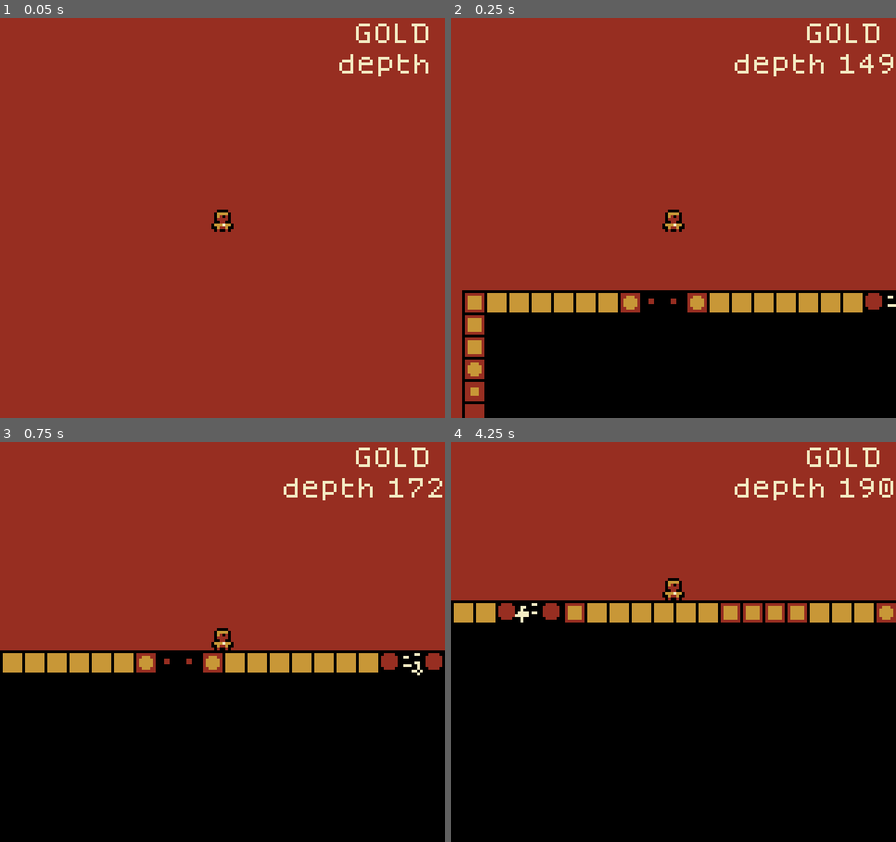
Above: before the commit, frames 1-4 (two rows, left to right).
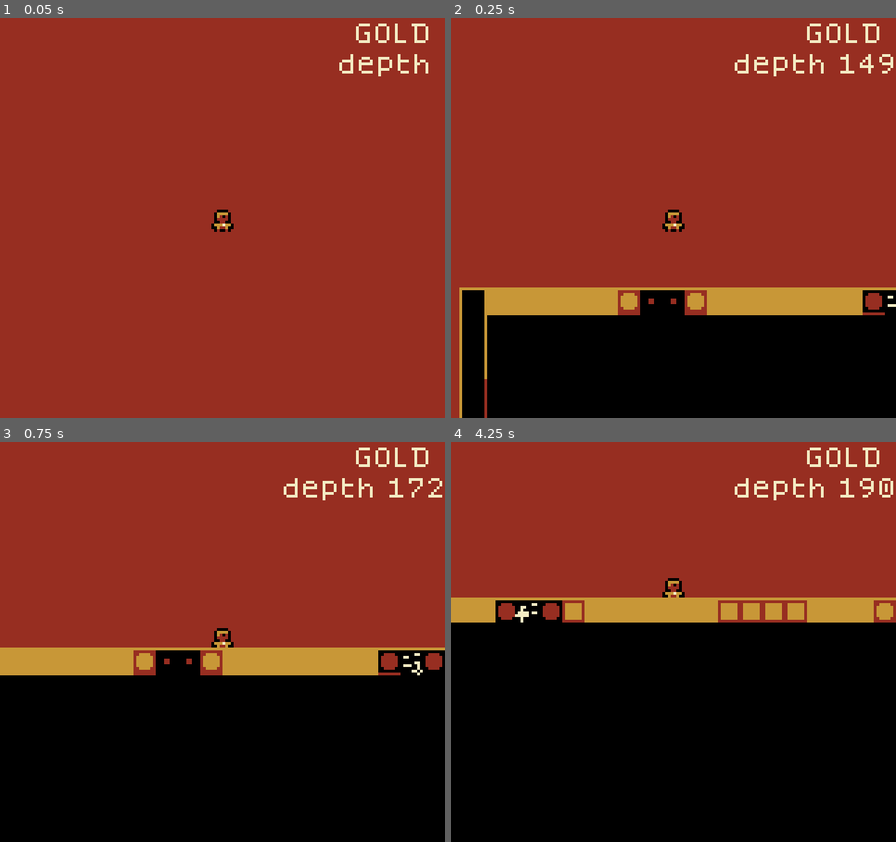
Above: after the commit, the same moments.

Repository: TimCreasman/gbjam14-old-man-miner
Game: Godot game, scene res://game/scene/main.tscn
The game is run twice, just before and just after one commit, with the same random seed, the same clock (stepped at 60 frames per second) and the same inputs.
Inputs:
- Up to frame 1 (0.05 s): no input
- Up to frame 2 (0.25 s): no input
- Up to frame 3 (0.75 s): hold D (move_right) from 0.53 s (still down)
- Up to frame 4 (4.25 s): tap Space (jump) at 0.77, 1.52, 3.02, 3.77 s; release D (move_right) at 2.03 s; hold A (move_left) 2.03-2.78 s; hold D (move_right) from 2.78 s (still down)

Frame 1 is identical in both runs. In frame 2, 3.9% of the frame differs, in the area x 1-100%, y 67-100%; in frame 3, 2.3%; in frame 4, 2.1%.

Commit message:
Added outline to blocks

Diff:
--- a/assets/shaders/inline.gdshader
+++ b/assets/shaders/inline.gdshader
@@ -5,27 +5,49 @@
 uniform vec4 fog_color : source_color = vec4(0.0, 0.0, 0.0, 1.0);
 uniform float tile_size : hint_range(-10, 10) = 8.0;
 
+uniform float line_thickness : hint_range(0, 10) = 1.0;
+uniform vec4 line_color : source_color = vec4(0.0, 0.0, 0.0, 1.0);
+
 const vec2 OFFSETS[8] = {
     vec2(-1, 0), vec2(0, -1), vec2(0, 1), vec2(1, 0),
     vec2(-1, -1), vec2(1, 1), vec2(1, -1), vec2(-1, 1)
 };
 
-void fragment() {
-    vec2 size = SCREEN_PIXEL_SIZE * tile_size;
-    float neighbor_obscurity_level = 0.0;
+float calculate_obscurity(vec2 screen_uv, vec2 size) {
+    float obscurity = 0.0;
+    for(int i = 0; i < OFFSETS.length(); i++) {
+        obscurity += texture(screen_texture, screen_uv + size * OFFSETS[i]).a;
+    }
+    return obscurity;
+}
 
-    for(int i = 0; i < OFFSETS.length(); i++) {
-        // TODO We need to figure out how to consider the neighbor obscured
-        // If outside the shader - maybe a cascading affect on neighboring 0 hardness blocks?
-        neighbor_obscurity_level += texture(screen_texture, SCREEN_UV + size * OFFSETS[i]).a;
-    }
-
-    vec4 color = textureLod(screen_texture, SCREEN_UV, 0.0);
+vec4 fog_of_war(vec2 screen_pixel_size, vec2 screen_uv) {
+    vec4 color = textureLod(screen_texture, screen_uv, 0.0);
 
     // All neighbors are obscured
-    if (neighbor_obscurity_level == 8.0) {
-        COLOR = mix(color, fog_color, color.a);
+    float obscurity = calculate_obscurity(screen_uv, screen_pixel_size * tile_size);
+    if (obscurity == 8.0) {
+        return mix(color, fog_color, color.a);
     } else {
-        COLOR = color;
+        return color;
     }
 }
+
+vec4 outline(vec2 screen_pixel_size, vec2 screen_uv) {
+    float obscurity = calculate_obscurity(screen_uv, screen_pixel_size * line_thickness);
+    float outline = min(obscurity, 1.0);
+
+    vec4 color = textureLod(screen_texture, screen_uv, 0.0);
+
+    return mix(color, line_color, outline - color.a);
+}
+
+void fragment() {
+    vec4 fog = fog_of_war(SCREEN_PIXEL_SIZE, SCREEN_UV);
+    vec4 outline = outline(SCREEN_PIXEL_SIZE, SCREEN_UV);
+    if (fog.a == 1.0) {
+        COLOR = fog;
+    } else {
+        COLOR = outline;
+    }
+}
--- a/game/generate_mine.gd
+++ b/game/generate_mine.gd
@@ -1,4 +1,4 @@
-# @tool
+@tool
 extends Node2D
 
 @export var chunk_size: Vector2i = Vector2i.ZERO:
@@ -25,8 +25,15 @@
 
 const CHUNK_SCENE: PackedScene = preload("res://game/scene/chunk.tscn")
 
+class OMM_TileData:
+	var hardness := 0
+	var indestructable := false
+	func _init(_hardness: int, _indestructable: bool):
+		self.hardness = _hardness
+		self.indestructable = _indestructable
+
 # Turn back on if a tool script
-# @export_tool_button("Generate level") var generate_button = _generate
+@export_tool_button("Generate level") var generate_button = _generate
 
 func _ready():
 	if depth_component:
@@ -51,21 +58,25 @@
 	var grid = _get_grid_at_chunk_depth(_size, _chunk_index * _size.y)
 	_init_chunk(_size, grid)
 
-func _get_grid_at_chunk_depth(_size: Vector2i, depth_offset: int) -> Dictionary:
-	var grid = {}
+func _get_grid_at_chunk_depth(_size: Vector2i, depth_offset: int) -> Dictionary[Array, OMM_TileData]:
+	var grid: Dictionary[Array, OMM_TileData] = {}
 
 	for x in range(_size.x):
 		for y in range(_size.y):
 			y += depth_offset
 
-			var value_at_pos = noise_map.noise.get_noise_2d(x, y)
-			grid[[x, y]] = {
-				'hardness' : floori(remap(value_at_pos, 0, 1, 0, 10))
-			}
+			var data : OMM_TileData
+			if x == 0 || x == _size.x - 1:
+				data = OMM_TileData.new(8, true)
+			else:
+				var noise_at_pos = noise_map.noise.get_noise_2d(x, y)
+				data = OMM_TileData.new(floori(remap(noise_at_pos, 0, 1, 0, 10)), false)
+
+			grid[[x, y]] = data
 
 	return grid
 
-func _init_chunk(_chunk_size: Vector2i, grid: Dictionary):
+func _init_chunk(_chunk_size: Vector2i, grid: Dictionary[Array, OMM_TileData]):
 	var _first_coord = grid.keys()[0]
 	var _chunk_index = (_first_coord[1] / _chunk_size.y)
 	var _chunk_container = CHUNK_SCENE.instantiate() as OMM_Chunk
@@ -76,19 +87,24 @@
 	_chunk_container.screen_notifier.rect = Rect2i(Vector2i(_first_coord[0] * tile_size.x, _first_coord[1] * tile_size.y), _chunk_size * tile_size)
 
 	tile_container.add_child(_chunk_container)
-	# _chunk_container.owner = get_tree().edited_scene_root
+	if Engine.is_editor_hint():
+		_chunk_container.owner = get_tree().edited_scene_root
 
 	_init_tiles(_chunk_container, grid)
 
 func tile_pos_to_screen_space(tile_pos: Vector2i) -> Vector2i:
 	return tile_pos * tile_size
 
-func _init_tiles(chunk_container: Node2D, grid: Dictionary):
+func _init_tiles(chunk_container: Node2D, grid: Dictionary[Array, OMM_TileData]):
 	for coord in grid.keys():
+		var tile_data = grid[coord]
 		var tile := OMM_GroundTile.new_tile(
 			tile_pos_to_screen_space(Vector2i(coord[0], coord[1])),
 			score_component,
-			grid[coord]['hardness']
+			tile_data.hardness,
+			tile_data.indestructable
 		)
 		chunk_container.add_child(tile)
-		# tile.owner = get_tree().edited_scene_root
+
+		if Engine.is_editor_hint():
+			tile.owner = get_tree().edited_scene_root
--- a/game/ground.gd
+++ b/game/ground.gd
@@ -1,3 +1,4 @@
+@tool
 class_name OMM_GroundTile
 extends StaticBody2D
 
@@ -16,21 +17,25 @@
 
 var score_component: OMM_ScoreComponent
 
+var _indestructable = false
 var _is_gold := false
 
 static var tile_scene := preload("res://game/scene/ground.tscn")
-static func new_tile(pos: Vector2i, _score_component: OMM_ScoreComponent, _hardness := 0) -> OMM_GroundTile:
+static func new_tile(pos: Vector2i, _score_component: OMM_ScoreComponent, _hardness := 0, indestructable = false) -> OMM_GroundTile:
 	var tile: OMM_GroundTile = tile_scene.instantiate()
 	tile.global_position = pos
 
 	tile.hardness = _hardness
-	tile._is_gold = _hardness >= 9
+	if !indestructable:
+		tile._is_gold = _hardness >= 9
+	tile._indestructable = indestructable
+	tile.score_component = _score_component
 
-	tile.score_component = _score_component
 	return tile
 
 func _ready():
-	breaking_animation_sprite.animation_finished.connect(breaking_done)
+	if !_indestructable:
+		breaking_animation_sprite.animation_finished.connect(breaking_done)
 	gold_sprite.visible = _is_gold
 	update_hardness_sprite()
 
--- a/game/scene/cave_generation.tscn
+++ b/game/scene/cave_generation.tscn
@@ -7,6 +7,8 @@
 shader = ExtResource("1_7uvl8")
 shader_parameter/fog_color = Color(0, 0, 0, 1)
 shader_parameter/tile_size = 7.932000851769999
+shader_parameter/line_thickness = 1.0
+shader_parameter/line_color = Color(0, 0, 0, 1)
 
 [sub_resource type="FastNoiseLite" id="FastNoiseLite_yyyc3"]
 noise_type = 2
@@ -25,7 +27,9 @@
 [sub_resource type="ShaderMaterial" id="ShaderMaterial_f5w2v"]
 shader = ExtResource("1_7uvl8")
 shader_parameter/fog_color = Color(0, 0, 0, 1)
-shader_parameter/tile_size = 8.0
+shader_parameter/tile_size = 8.000000855
+shader_parameter/line_thickness = 1.0
+shader_parameter/line_color = Color(0.64705884, 0.64705884, 0.64705884, 1)
 
 [node name="CaveGenerator" type="Node2D" unique_id=747406970 node_paths=PackedStringArray("tile_container")]
 material = SubResource("ShaderMaterial_5nb03")
--- a/game/scene/ground.tscn
+++ b/game/scene/ground.tscn
@@ -135,6 +135,7 @@
 
 [node name="CollisionShape2D" type="CollisionShape2D" parent="." unique_id=1715147708]
 shape = SubResource("RectangleShape2D_chlg1")
+debug_color = Color(0, 0.5950001, 0.7, 0)
 
 [node name="BreakTimer" type="Timer" parent="." unique_id=1383425191]
 
@@ -144,9 +145,11 @@
 
 [node name="CollisionShape2D" type="CollisionShape2D" parent="Area2D" unique_id=922168443]
 shape = SubResource("RectangleShape2D_vwehn")
+debug_color = Color(0, 0.5950001, 0.7, 0)
 
 [node name="CollisionShape2D2" type="CollisionShape2D" parent="Area2D" unique_id=900540304]
 shape = SubResource("RectangleShape2D_fy6p4")
+debug_color = Color(0, 0.5950001, 0.7, 0)
 
 [node name="Gold" type="Sprite2D" parent="." unique_id=833049567]
 texture_filter = 1
Binary file changed: assets/sprites/ground.aseprite
Binary file changed: assets/sprites/ground.png
Binary file changed: assets/sprites/numbers.aseprite
Binary file changed: assets/sprites/numbers.png
Not shown, changed: todo_tim.md
